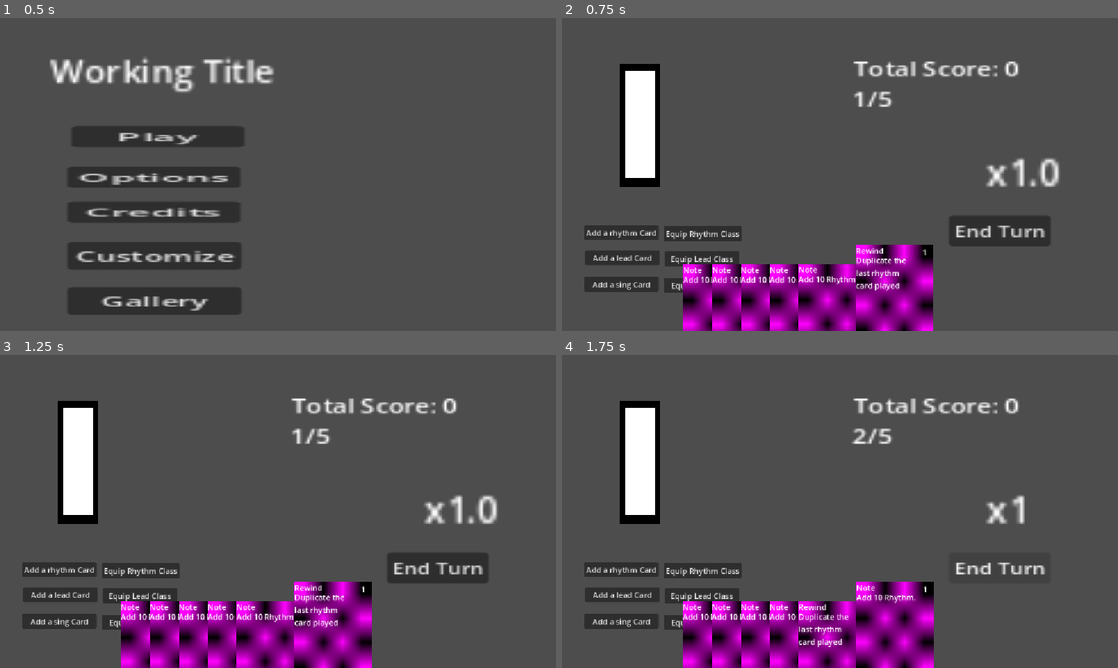
Above: before the commit, frames 1-4 (two rows, left to right).
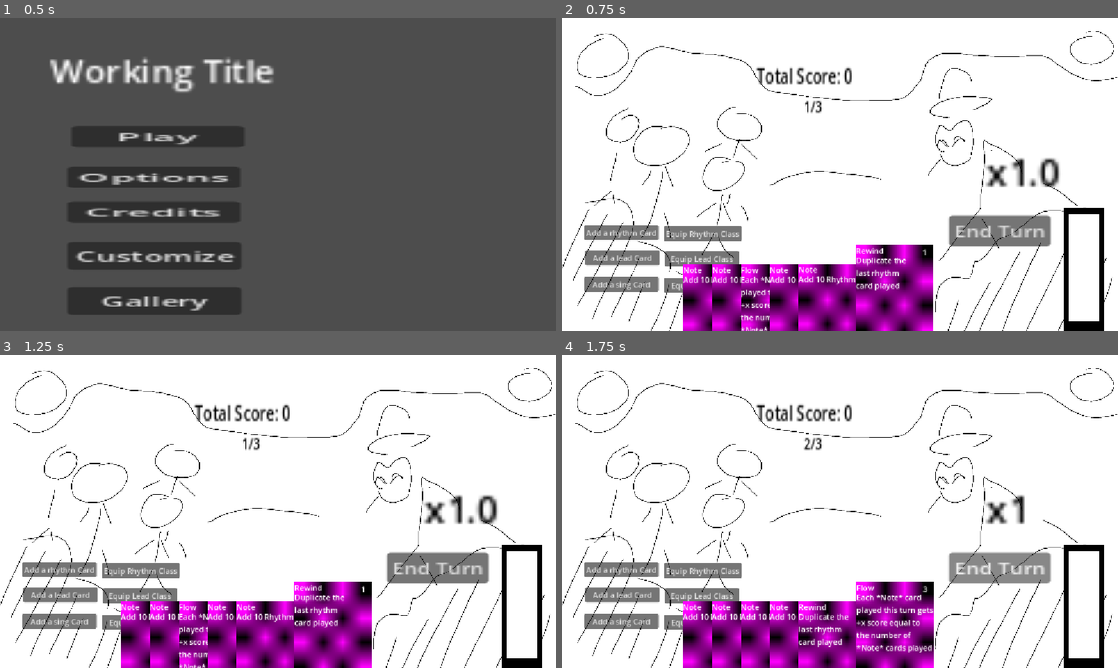
Above: after the commit, the same moments.

Repository: GraysonL133/BandGame
Game: Godot game, scene res://Scenes/Main Menu.tscn
Two runs of this game, one before a commit and one after it. Both use one fixed random seed, a clock stepped at 60 frames per second and the inputs below.
Inputs:
- Up to frame 1 (0.5 s): no input
- Up to frame 2 (0.75 s): click "Play" at 0.5 s
- Up to frame 3 (1.25 s): no input
- Up to frame 4 (1.75 s): click "End Turn" at 1.25 s

Frame 1 is identical in both runs. In frame 2, 87% of the frame differs, in the area x 0-100%, y 0-100%; in frame 3, 87%; in frame 4, 88%.

Commit message:
v0.7
WE ARE SO BACK
- Added placeholder background texture
- Fixed flow card (NOW FINALLY WORKS)
- Energy Bar/Round counter now works off GameState so can be accessed globally like score

Diff:
--- /dev/null
+++ b/band-game/Cards/Card Effects/FlowEffect.gd
@@ -0,0 +1,21 @@
+class_name FlowEffect
+extends CardEffect
+
+var is_played = false
+var main
+
+func execute(game, _target):
+	is_played = true
+	main = game
+	game.turn_ended.connect(_on_end_turn)
+
+func flow():
+	if is_played:
+		for i in main.rCards.size():
+			main.rCards[i].effect.rhythm += (main.rCards.size()*10)
+	is_played = false
+
+func _on_end_turn():
+	for i in main.rCards.size():
+		print("Starting Rhythm: ", main.rCards[i].effect.starting_rhythm)
+		main.rCards[i].effect.rhythm = main.rCards[i].effect.starting_rhythm
--- a/band-game/Cards/Card Effects/LeadEffect.gd
+++ b/band-game/Cards/Card Effects/LeadEffect.gd
@@ -1,7 +1,7 @@
 class_name LeadEffect
 extends CardEffect
 
-@export var lead: int = 1
+@export var lead = 1
 
 func execute(game, _target):
 	print("Add ", lead, " lead!")
--- a/band-game/Cards/Card Effects/RewindEffect.gd
+++ b/band-game/Cards/Card Effects/RewindEffect.gd
@@ -1,9 +1,9 @@
-class_name RhythmTwoEffect
+class_name RewindEffect
 extends CardEffect
 
-@export var rhythm: int = 10
+@export var rhythm = 0
+@export var starting_rhythm = rhythm
 
 func execute(game, _target):
 	print("Duplicated the last R Card played.")
 	game.duplicateLastRCard()
-	game.addRhythm(rhythm)
--- a/band-game/Cards/Card Effects/RhythmEffect.gd
+++ b/band-game/Cards/Card Effects/RhythmEffect.gd
@@ -1,8 +1,10 @@
 class_name RhythmEffect
 extends CardEffect
 
-@export var rhythm: int = 1
+@export var rhythm = 10
+@export var starting_rhythm = 0
 
 func execute(game, _target):
+	starting_rhythm = rhythm
 	print("Add ", rhythm, " rhythm!")
 	game.addRhythm(rhythm)
--- a/band-game/Cards/Card Effects/SingEffect.gd
+++ b/band-game/Cards/Card Effects/SingEffect.gd
@@ -1,7 +1,7 @@
 class_name SingEffect
 extends CardEffect
 
-@export var sing: int = 1
+@export var sing = 1
 
 func execute(game, _target) -> void:
 	print("Add ", sing, " sing!")
--- /dev/null
+++ b/band-game/Cards/Flow.tres
@@ -0,0 +1,24 @@
+[gd_resource type="Resource" script_class="CardData" format=3 uid="uid://uc5dvvjb5c8u"]
+
+[ext_resource type="Script" uid="uid://b3nmidb3saxe4" path="res://Cards/Card Effects/FlowEffect.gd" id="1_33mn1"]
+[ext_resource type="Script" uid="uid://bx6y3057cudoi" path="res://Scripts/card_data.gd" id="1_fjo4x"]
+
+[sub_resource type="PlaceholderTexture2D" id="PlaceholderTexture2D_grg3l"]
+
+[sub_resource type="Resource" id="Resource_grg3l"]
+script = ExtResource("1_33mn1")
+metadata/_custom_type_script = "uid://b3nmidb3saxe4"
+
+[resource]
+script = ExtResource("1_fjo4x")
+card_name = "Flow"
+cost = 3
+description = "Each *Note* card
+played this turn gets
++x score equal to
+the number of
+*Note* cards played x 10"
+art = SubResource("PlaceholderTexture2D_grg3l")
+effect = SubResource("Resource_grg3l")
+type = 4
+metadata/_custom_type_script = "uid://bx6y3057cudoi"
--- a/band-game/Cards/LNote.tres
+++ b/band-game/Cards/LNote.tres
@@ -5,16 +5,17 @@
 
 [sub_resource type="PlaceholderTexture2D" id="PlaceholderTexture2D_20pc6"]
 
-[sub_resource type="Resource" id="Resource_gnpjt"]
+[sub_resource type="Resource" id="Resource_33mn1"]
 script = ExtResource("1_0ct7x")
 metadata/_custom_type_script = "uid://dajpnn4ojqjgw"
 
 [resource]
 script = ExtResource("2_vhr38")
 card_name = "Note"
-description = "Add 10 Lead
+description = "Add 1 Lead
 "
 art = SubResource("PlaceholderTexture2D_20pc6")
-effect = SubResource("Resource_gnpjt")
+sing = 0
+effect = SubResource("Resource_33mn1")
 type = 2
 metadata/_custom_type_script = "uid://bx6y3057cudoi"
--- a/band-game/Cards/RNote.tres
+++ b/band-game/Cards/RNote.tres
@@ -5,15 +5,18 @@
 
 [sub_resource type="PlaceholderTexture2D" id="PlaceholderTexture2D_lgr22"]
 
-[sub_resource type="Resource" id="Resource_jdnf1"]
+[sub_resource type="Resource" id="Resource_3dkox"]
 script = ExtResource("1_scwjl")
-rhythm = 10
+starting_rhythm = null
 metadata/_custom_type_script = "uid://bmx2au0phvg3l"
 
 [resource]
 script = ExtResource("2_4yie7")
 card_name = "Note"
 art = SubResource("PlaceholderTexture2D_lgr22")
-effect = SubResource("Resource_jdnf1")
+rhythm = 10
+lead = 0
+sing = 0
+effect = SubResource("Resource_3dkox")
 type = 1
 metadata/_custom_type_script = "uid://bx6y3057cudoi"
--- a/band-game/Cards/Rewind.tres
+++ b/band-game/Cards/Rewind.tres
@@ -16,6 +16,9 @@
 last rhythm
 card played"
 art = SubResource("PlaceholderTexture2D_d8u10")
-effect = SubResource("Resource_bmxlf")
+rhythm = 10
+lead = 0
+sing = 0
+effect = SubResource("Resource_gwjvj")
 type = 1
 metadata/_custom_type_script = "uid://bx6y3057cudoi"
--- a/band-game/Cards/SNote.tres
+++ b/band-game/Cards/SNote.tres
@@ -14,6 +14,7 @@
 card_name = "Note"
 description = "Add 10 Sing."
 art = SubResource("PlaceholderTexture2D_bnydf")
-effect = SubResource("Resource_vy5pj")
+lead = 0
+effect = SubResource("Resource_scwjl")
 type = 3
 metadata/_custom_type_script = "uid://bx6y3057cudoi"
--- a/band-game/Scenes/Card.tscn
+++ b/band-game/Scenes/Card.tscn
@@ -52,6 +52,15 @@
 text = "x3"
 horizontal_alignment = 1
 
+[node name="RhythmLabel" type="Label" parent="." unique_id=312064149]
+layout_mode = 0
+offset_left = 11.999999
+offset_top = 28.999998
+offset_right = 52.0
+offset_bottom = 52.0
+scale = Vector2(3.7837596, 5.523437)
+text = "+10"
+
 [node name="Border" type="Panel" parent="." unique_id=591219342]
 visible = false
 show_behind_parent = true
--- a/band-game/Scenes/Main.tscn
+++ b/band-game/Scenes/Main.tscn
@@ -6,15 +6,28 @@
 [ext_resource type="Resource" uid="uid://cfq8vsh4xbmcn" path="res://Cards/LNote.tres" id="4_grg3l"]
 [ext_resource type="Resource" uid="uid://d1d64e5neud2i" path="res://Cards/RNote.tres" id="5_frkhe"]
 [ext_resource type="Resource" uid="uid://dv58272u34d1a" path="res://Cards/SNote.tres" id="6_1p5hy"]
+[ext_resource type="Resource" uid="uid://uc5dvvjb5c8u" path="res://Cards/Flow.tres" id="6_4kpch"]
 [ext_resource type="Resource" uid="uid://dulhr2fpyfbpq" path="res://Cards/Rewind.tres" id="7_bmxlf"]
 [ext_resource type="Script" uid="uid://5vwghrcpoaqc" path="res://Scripts/Hand.gd" id="7_vy5pj"]
 [ext_resource type="Script" uid="uid://2yfkgw1e5e6i" path="res://Scripts/play_area.gd" id="8_erwvk"]
 [ext_resource type="Script" uid="uid://d380rjxeklfh7" path="res://Scripts/label.gd" id="9_2w5on"]
+[ext_resource type="Script" uid="uid://c746l0j2bp5h0" path="res://Scenes/energy_bar.gd" id="12_grg3l"]
+[ext_resource type="Script" uid="uid://cegw8xfr43bpo" path="res://Scenes/ghost_container.gd" id="13_frkhe"]
+[ext_resource type="Texture2D" uid="uid://b78f76xy8robt" path="res://band game background.png" id="14_1p5hy"]
+
+[sub_resource type="LabelSettings" id="LabelSettings_4dmor"]
+font_color = Color(0, 0, 0, 1)
+
+[sub_resource type="LabelSettings" id="LabelSettings_2epnw"]
+font_color = Color(0, 0, 0, 1)
+
+[sub_resource type="LabelSettings" id="LabelSettings_7ggyt"]
+font_color = Color(0, 0, 0, 1)
 
 [node name="Main" type="Node2D" unique_id=1658555960]
 script = ExtResource("1_vy5pj")
 card_scene = ExtResource("2_bmxlf")
-starting_deck_r = Array[ExtResource("3_4kpch")]([ExtResource("7_bmxlf"), ExtResource("5_frkhe"), ExtResource("5_frkhe"), ExtResource("5_frkhe"), ExtResource("5_frkhe"), ExtResource("5_frkhe")])
+starting_deck_r = Array[ExtResource("3_4kpch")]([ExtResource("7_bmxlf"), ExtResource("6_4kpch"), ExtResource("5_frkhe"), ExtResource("5_frkhe"), ExtResource("5_frkhe"), ExtResource("5_frkhe")])
 starting_deck_l = Array[ExtResource("3_4kpch")]([ExtResource("4_grg3l"), ExtResource("4_grg3l"), ExtResource("4_grg3l"), ExtResource("4_grg3l"), ExtResource("4_grg3l"), ExtResource("4_grg3l")])
 starting_deck_s = Array[ExtResource("3_4kpch")]([ExtResource("6_1p5hy"), ExtResource("6_1p5hy"), ExtResource("6_1p5hy"), ExtResource("6_1p5hy"), ExtResource("6_1p5hy"), ExtResource("6_1p5hy"), ExtResource("6_1p5hy")])
 
@@ -34,8 +47,6 @@
 offset_bottom = 10913.8
 grow_horizontal = 1
 grow_vertical = 1
-animation_time = 0.0
-is_animating = false
 metadata/_edit_use_anchors_ = true
 
 [node name="HandContainer" type="Control" parent="HandLayer" unique_id=528911650]
@@ -68,22 +79,24 @@
 scale = Vector2(2.695914, 2.0508919)
 text = "End Turn"
 
+[node name="RoundLabel" type="Label" parent="WorldLayer" unique_id=1907730238]
+offset_left = 501.0
+offset_top = 160.0
+offset_right = 593.0
+offset_bottom = 183.0
+scale = Vector2(1.4881057, 1.9638544)
+text = "Round"
+label_settings = SubResource("LabelSettings_4dmor")
+
 [node name="TotalLabel" type="Label" parent="WorldLayer" unique_id=1394098846]
-offset_left = 604.00006
-offset_top = 74.0
-offset_right = 696.00006
-offset_bottom = 97.0
-scale = Vector2(3.3019056, 2.5880637)
+offset_left = 403.0
+offset_top = 86.0
+offset_right = 495.0
+offset_bottom = 109.0
+scale = Vector2(1.9137776, 2.8086076)
 text = "Total Score:"
+label_settings = SubResource("LabelSettings_2epnw")
 script = ExtResource("9_2w5on")
-
-[node name="RoundLabel" type="Label" parent="WorldLayer" unique_id=1907730238]
-offset_left = 601.0
-offset_top = 137.0
-offset_right = 693.0
-offset_bottom = 160.0
-scale = Vector2(3.3019056, 2.5880637)
-text = "Round"
 
 [node name="SingLabel" type="Label" parent="WorldLayer" unique_id=1140446398]
 offset_left = 879.0
@@ -92,6 +105,7 @@
 offset_bottom = 285.0
 scale = Vector2(4.78, 4.78)
 text = "x1"
+label_settings = SubResource("LabelSettings_7ggyt")
 script = ExtResource("9_2w5on")
 
 [node name="AddRhythmButton" type="Button" parent="WorldLayer" unique_id=1772327008]
@@ -142,10 +156,10 @@
 anchor_top = 1.0
 anchor_right = 0.5
 anchor_bottom = 1.0
-offset_left = -454.9999
-offset_top = -552.0
-offset_right = -414.9999
-offset_bottom = -512.0
+offset_left = 465.00012
+offset_top = -255.0
+offset_right = 505.00012
+offset_bottom = -215.0
 grow_horizontal = 2
 grow_vertical = 0
 scale = Vector2(2.040001, 6.36)
@@ -166,6 +180,7 @@
 grow_vertical = 0
 rotation = 3.1415927
 offset_transform_visual_only = false
+script = ExtResource("12_grg3l")
 
 [node name="GhostLayer" type="CanvasLayer" parent="." unique_id=2069914496]
 
@@ -177,6 +192,13 @@
 offset_bottom = 726.0
 size_flags_horizontal = 4
 last_wrap_alignment = 1
+script = ExtResource("13_frkhe")
+
+[node name="TextureRect" type="TextureRect" parent="." unique_id=1761650789]
+offset_right = 1155.0
+offset_bottom = 653.0
+texture = ExtResource("14_1p5hy")
+expand_mode = 1
 
 [connection signal="card_played" from="WorldLayer/PlayArea" to="HandLayer/Card" method="_on_play_area_card_played"]
 [connection signal="pressed" from="WorldLayer/Button" to="." method="_on_button_pressed"]
--- /dev/null
+++ b/band-game/Scenes/energy_bar.gd
@@ -0,0 +1,26 @@
+extends ColorRect
+
+@onready var energy_portion
+@onready var energy_bar_start = size.y
+@onready var energy_bar = self
+@onready var game = $"../../.."
+# Called when the node enters the scene tree for the first time.
+func _ready() -> void:
+	#$"../PlayArea".card_played.connect(_update_energy)
+	game.turn_ended.connect(_reset_energy)
+	energy_portion = energy_bar.size.y/GameState.maxEnergy
+
+# Called every frame. 'delta' is the elapsed time since the previous frame.
+func _process(_delta: float) -> void:
+	pass
+
+func _update_energy(card_data: CardData):
+	if card_data == null:
+		return
+	else:
+		GameState.energy -= card_data.cost
+		energy_bar.size.y -= (energy_portion * card_data.cost)
+
+func _reset_energy():
+	GameState.energy = GameState.maxEnergy
+	energy_bar.size.y = energy_bar_start
--- /dev/null
+++ b/band-game/Scenes/ghost_container.gd
@@ -0,0 +1,30 @@
+extends HFlowContainer
+var ghost_container = self
+var ghost_container_start_scale = self.scale.y
+var ghost_container_start_pos = ghost_container.global_position
+@onready var game = $"../.."
+# Called when the node enters the scene tree for the first time.
+func _ready() -> void:
+	pass # Replace with function body.
+
+
+# Called every frame. 'delta' is the elapsed time since the previous frame.
+func _process(_delta: float) -> void:
+	pass
+
+func updateContainer():
+
+	var scale_factor = 0.28
+	var new_scale = ghost_container_start_scale/(game.rCards.size() * scale_factor)
+
+	if (game.rCards.is_empty()):
+		# If there are no rhythm cards, reset the scale
+		ghost_container.scale = ghost_container_start_scale
+		ghost_container.global_position = ghost_container_start_pos
+
+	elif (new_scale > ghost_container_start_scale):
+		# If it would make the container bigger do not run
+		return
+
+	else:
+		ghost_container.scale = new_scale
--- a/band-game/Scripts/Card.gd
+++ b/band-game/Scripts/Card.gd
@@ -8,9 +8,10 @@
 @onready var cost_label: Label = $CostLabel
 @onready var desc_label: Label = $DescLabel
 @onready var background: TextureRect = $Background
+@onready var rhythm_label: Label = $RhythmLabel
 #@onready var border: Panel = $Border
 @onready var lead_label: Label = $LeadLabel
-@onready var Main = $"../.."
+#@onready var Main = $"../.."
 
 @export var animation_time := 0.0
 @export var is_animating := false
@@ -23,6 +24,7 @@
 	if data:
 		setup(data)
 	lead_label.visible = false
+	rhythm_label.visible = false
 	#border.visible = false
 	#print(str(Main))
 
@@ -38,6 +40,7 @@
 func start_ghost_animation():
 	is_animating = true
 	lead_label.visible = true
+	rhythm_label.visible = true
 	#border.visible = false
 
 # --- Drag and drop (Godot 4 Control virtuals) ---
@@ -51,15 +54,21 @@
 
 func _process(_delta):
 	lead_label.text = ("x" + str(GameState.leadScore))
+	update_rhythm_label(data)
 
-func animate(delta, start_y, index):
+func animate(delta, start_y, _index):
 	if not is_animating:
 		return
 	animation_time += delta
-	if animation_time < index * 0.2:
-		return
-	position.y = start_y + sin(animation_time*2)
+	position.y = start_y + sin((animation_time) * 2)
 
 func _on_mouse_entered() -> void:
 	cardHovered.emit(self)
 	#border.visible = true
+
+func update_rhythm_label(card_data: CardData):
+	if card_data == null:
+		return
+	elif card_data.type > 1:
+		return
+	rhythm_label.text = str(card_data.effect.rhythm)
--- a/band-game/Scripts/GameState.gd
+++ b/band-game/Scripts/GameState.gd
@@ -8,3 +8,7 @@
 static var singScore = 1.0
 static var totalScore = 0
 static var turnScore = 0
+static var currentRound = 0
+static var roundTarget = 3
+static var energy = 5
+static var maxEnergy = 5
--- a/band-game/Scripts/card_data.gd
+++ b/band-game/Scripts/card_data.gd
@@ -7,6 +7,11 @@
 @export_multiline var description: String = "Add 10 Rhythm."
 @export var art: Texture2D
 
+
+@export var rhythm: int = 0
+@export var lead: int = 1
+@export var sing: int = 1
+
 @export var effect: CardEffect
 
 #Give each card a type depending on class Rhythm is 1, Lead is 2, Sing is 3
--- a/band-game/Scripts/game.gd
+++ b/band-game/Scripts/game.gd
@@ -9,18 +9,9 @@
 
 @export var Class = "Rhythm"
 
-@onready var roundLabel = $WorldLayer/RoundLabel
-
 @onready var lead_label: Label
 
-#Declare which round it is
-@onready var currentRound = 0
-@export var roundTarget = 5
-
 @onready var spacing = 60
-
-@onready var energy_portion
-@onready var energy_bar_start = $WorldLayer/EnergyBarBorder/EnergyBar.size.y
 
 var ghost_nodes: Array = []
 var deck: Array[CardData] = []
@@ -41,10 +32,10 @@
 
 @onready var energy_bar: ColorRect = $WorldLayer/EnergyBarBorder/EnergyBar
 
-@onready var ghost_container_start_scale = ghost_container.scale
-@onready var ghost_container_start_pos = ghost_container.global_position
-
-
+@onready var ghost_time := 0.0
+@onready var ghost_start_y := 0.0
+
+signal turn_ended(game)
 
 func _ready_connections() -> void:
 	$WorldLayer/PlayArea.card_played.connect(_on_card_played)
@@ -54,16 +45,19 @@
 
 	var card_data := card.data
 	print("_on_card_played ran. Card data: ", card_data.card_name)
-	if card_data.cost > energy:
+	if card_data.cost > GameState.energy:
+		print("Not enough energy")
+		print("Current energy: " , GameState.energy)
+		print("Cost: " , card_data.cost)
 		return                       # not enough energy this turn
 
-	updateEnergy(card_data)
 	apply_effect(card_data)
 
 	# Move the card out of the hand and into the discard pile.
 	hand.erase(card)
 	discard.append(card_data)
-	card.queue_free()                # remove the scene instance
+	card.queue_free() # remove the scene instance
+	energy_bar._update_energy(card_data)
 
 func apply_effect(card_data: CardData) -> void:
 	card_data.effect.execute(self, null)
@@ -71,10 +65,6 @@
 		1:
 			rCards.append(card_data)
 			createGhost(card_data)
-
-func updateEnergy(card_data: CardData):
-	energy -= card_data.cost
-	energy_bar.size.y -= energy_portion
 
 func addRhythm(amount):
 	GameState.rhythmScore += amount
@@ -102,7 +92,7 @@
 	for i in range(rCards.size()):
 		rhythm = rCards[i].effect.rhythm
 		GameState.turnScore += (((rhythm) * lead) * sing)
-	clear_score()
+	GameState.totalScore += GameState.turnScore
 
 func clear_score():
 	GameState.rhythmScore = 0
@@ -125,7 +115,7 @@
 	ghost_nodes.append(ghost)
 	ghost.modulate.a = 0.5
 
-	updateContainer()
+	#updateContainer()
 	ghost_container.queue_sort()
 	ghost.start_ghost_animation()
 
@@ -196,38 +186,36 @@
 
 # game.gd (continued)
 func start_turn() -> void:
-	energy_bar.size.y = energy_bar_start
 	updateRound()
 	energy = max_energy
 	draw_hand()
 
 
 func end_turn() -> void:
+	calculateScore()
+	turn_ended.emit()
+
 	# Discard the whole hand.
 	for card in hand:
 		discard.append(card.data)
 		card.queue_free()
-	calculateScore()
+
+	clear_score()
 	hand.clear()
 	clear_ghosts()
 	start_turn()
-	if (currentRound > roundTarget):
+	if (GameState.currentRound > GameState.roundTarget):
 		goToShop()                     # next turn (enemy turn would go here)
 
 func goToShop():
+	GameState.currentRound = 0
 	get_tree().change_scene_to_file("res://Scenes/Shop.tscn")
 
 func updateRound():
-	currentRound = currentRound + 1
-	roundLabel.text = str(currentRound) + "/" + str(roundTarget)
-	energy_portion = energy_bar.size.y/max_energy
+	GameState.currentRound = GameState.currentRound + 1
 
 func _on_button_pressed() -> void:
 	end_turn()
-
-var ghost_time := 0.0
-var ghost_start_y := 0.0
-
 
 func _on_add_rhythm_button_pressed() -> void:                 # nothing left anywhere
 	var card_data: CardData = preload("res://Cards/RNote.tres")
@@ -268,24 +256,12 @@
 func _on_change_class_sing_button_pressed() -> void:
 	changeClass("Sing")
 
+
 func _process(delta):
+	for i in discard.size():
+		if discard[i].effect.has_method("flow"):
+			discard[i].effect.flow()
+
 	for i in range(ghost_nodes.size()):
 		var start = ghost_nodes[i].position.y
 		ghost_nodes[i].animate(delta, start , i)
-
-func updateContainer():
-
-	var scale_factor = 0.28
-	var new_scale = ghost_container_start_scale/(rCards.size() * scale_factor)
-
-	if (rCards.is_empty()):
-		# If there are no rhythm cards, reset the scale
-		ghost_container.scale = ghost_container_start_scale
-		ghost_container.global_position = ghost_container_start_pos
-
-	elif (new_scale > ghost_container_start_scale):
-		# If it would make the container bigger do not run
-		return
-
-	else:
-		ghost_container.scale = new_scale
--- a/band-game/Scripts/label.gd
+++ b/band-game/Scripts/label.gd
@@ -2,7 +2,7 @@
 
 @onready var singLabel = $"../SingLabel"
 @onready var totalLabel = $"../TotalLabel"
-
+@onready var roundLabel = $"../RoundLabel"
 # Called when the node enters the scene tree for the first time.
 func _ready() -> void:
 	pass
@@ -11,3 +11,4 @@
 func _process(_delta: float) -> void:
 	singLabel.text = "x" + str(GameState.singScore)
 	totalLabel.text = "Total Score: " + str(GameState.totalScore)
+	roundLabel.text = str(GameState.currentRound) + "/" + str(GameState.roundTarget)
--- a/band-game/Scripts/shop.gd
+++ b/band-game/Scripts/shop.gd
@@ -7,7 +7,7 @@
 
 
 # Called every frame. 'delta' is the elapsed time since the previous frame.
-func _process(delta: float) -> void:
+func _process(_delta: float) -> void:
 	pass
 
 
Not shown, added: band-game/Cards/Card Effects/FlowEffect.gd.uid
Not shown: 1 places in band-game/Cards/Rewind.tres that only renumber resources
Not shown: 1 places in band-game/Cards/SNote.tres that only renumber resources
Not shown, added: band-game/Scenes/energy_bar.gd.uid
Not shown, added: band-game/Scenes/ghost_container.gd.uid
Binary file added: band-game/band game background.png
Not shown, added: band-game/band game background.png.import
